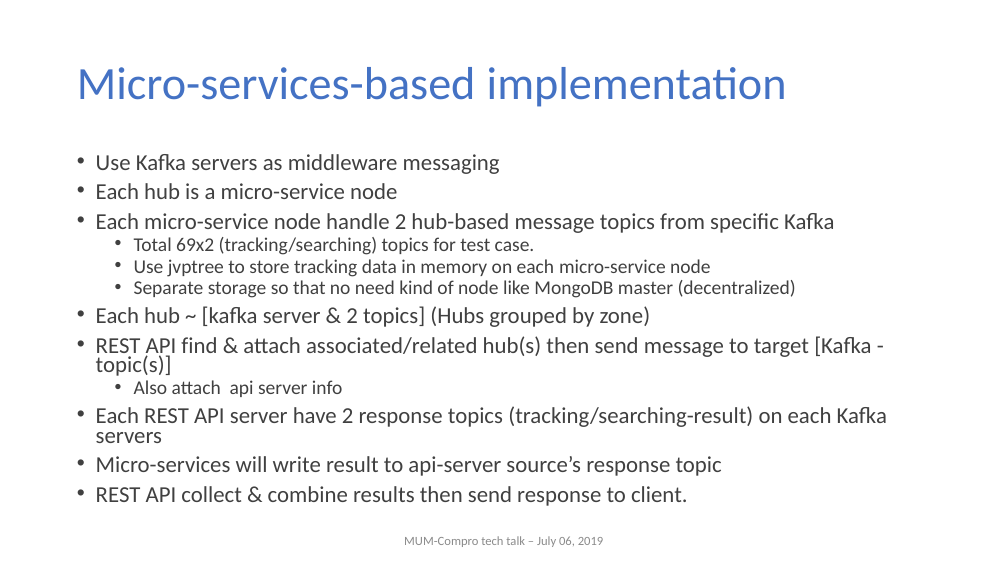
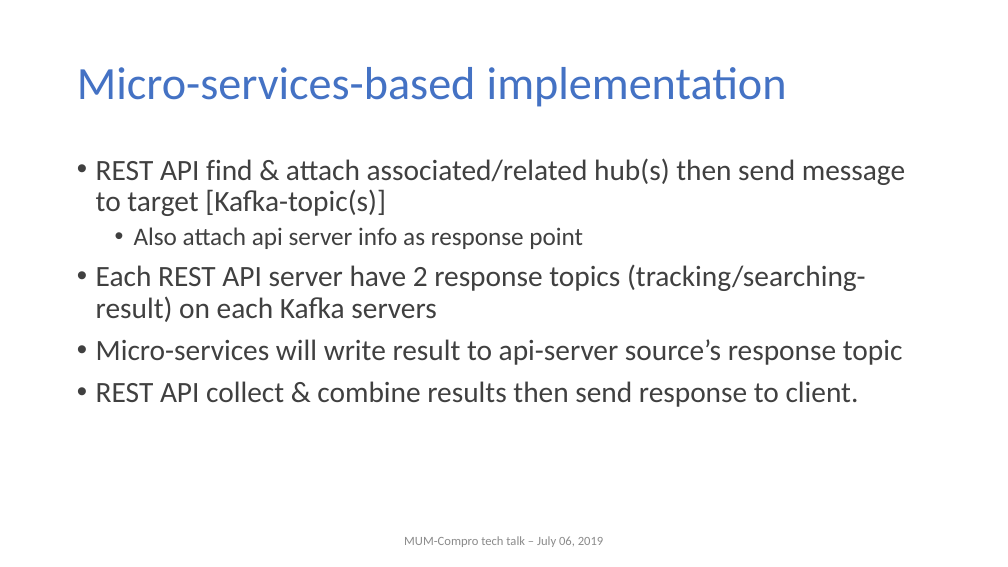
Before and after one commit to nghianghesi/hms, a slide deck: slide 17 of slide.pptx (slide 16 before the commit). Drawn at 1008x567 pixels with LibreOffice and Linux fonts; fonts in the diff are those of the drawing; background and template pictures are left out. Boxes give left, top, right and bottom in pixels: in the first picture for what was removed or moved away, otherwise in the second. Text is boxed around its words. In the diff, an @@ line names an element or a change of style, - is before the commit and + after.

Commit message:
ready to go slide

```diff
--- a/slide.pptx
+++ b/slide.pptx
@@ text at (x1=96, y1=158, x2=905, y2=249): text changed; size 21.7 to 28 pt @@
-• Use Kafka servers as middleware messaging
-• Each hub is a micro-service node
-• Each micro-service node handle 2 hub-based message topics from specific Kafka
-  • Total 69x2 (tracking/searching) topics for test case.
-  • Use jvptree to store tracking data in memory on each micro-service node
-  • Separate storage so that no need kind of node like MongoDB master (decentralized)
-• Each hub ~ [kafka server & 2 topics] (Hubs grouped by zone)
-• REST API find & attach associated/related hub(s) then send message to target [Kafka - topic(s)]
-  • Also attach api server info
+• REST API find & attach associated/related hub(s) then send message to target [Kafka-topic(s)]
+  • Also attach api server info as response point
@@ text at (x1=96, y1=265, x2=903, y2=407): size 21.7 to 28 pt in "Each REST API server have 2 response ...", "Micro-services will write result to api-server source’s ...", "REST API collect & combine results then ..."; line spacing 0.7 to 0.9 @@
```
Also in this commit, not shown: 19 other slides changed, 1 slide added.
